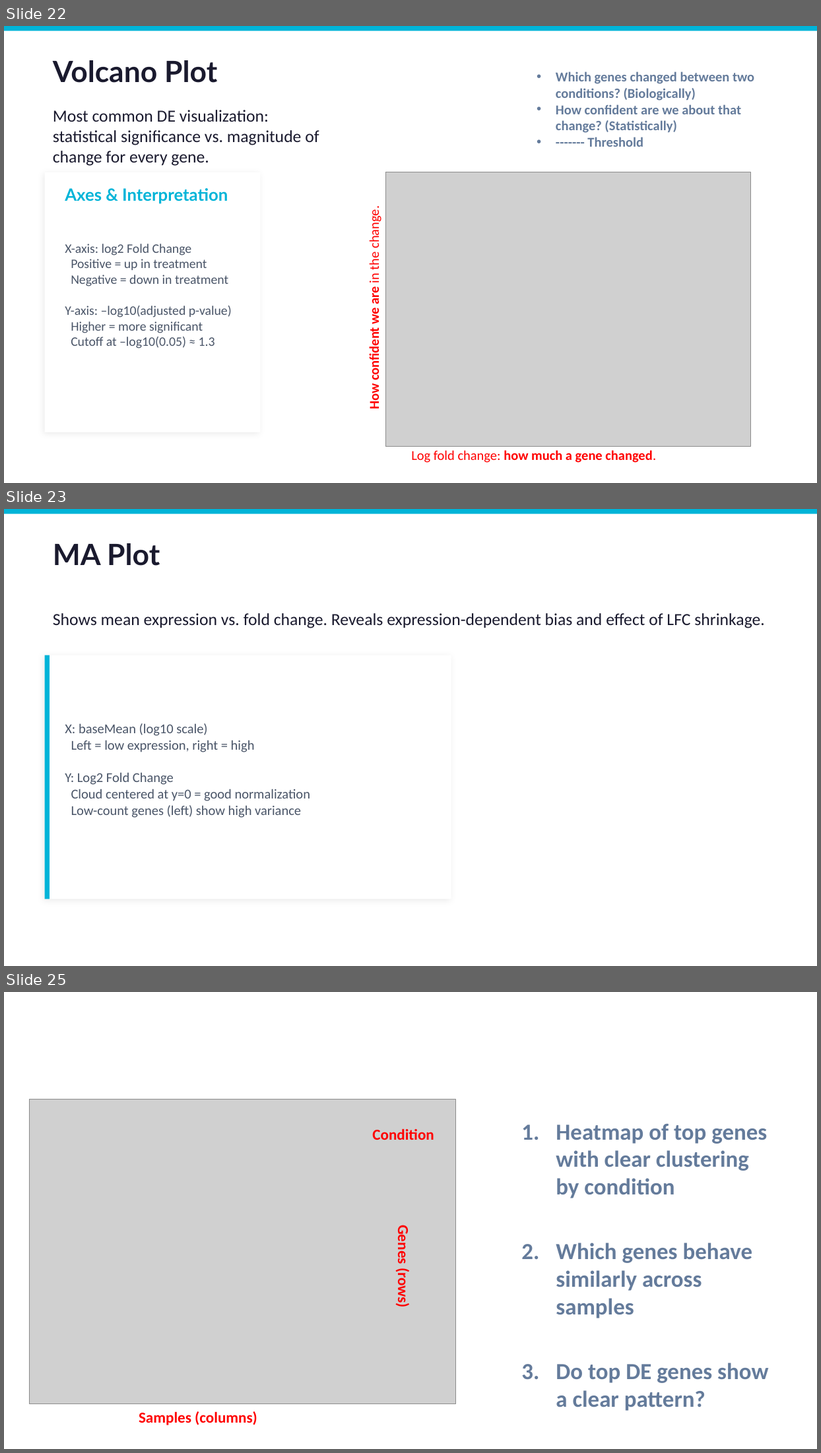
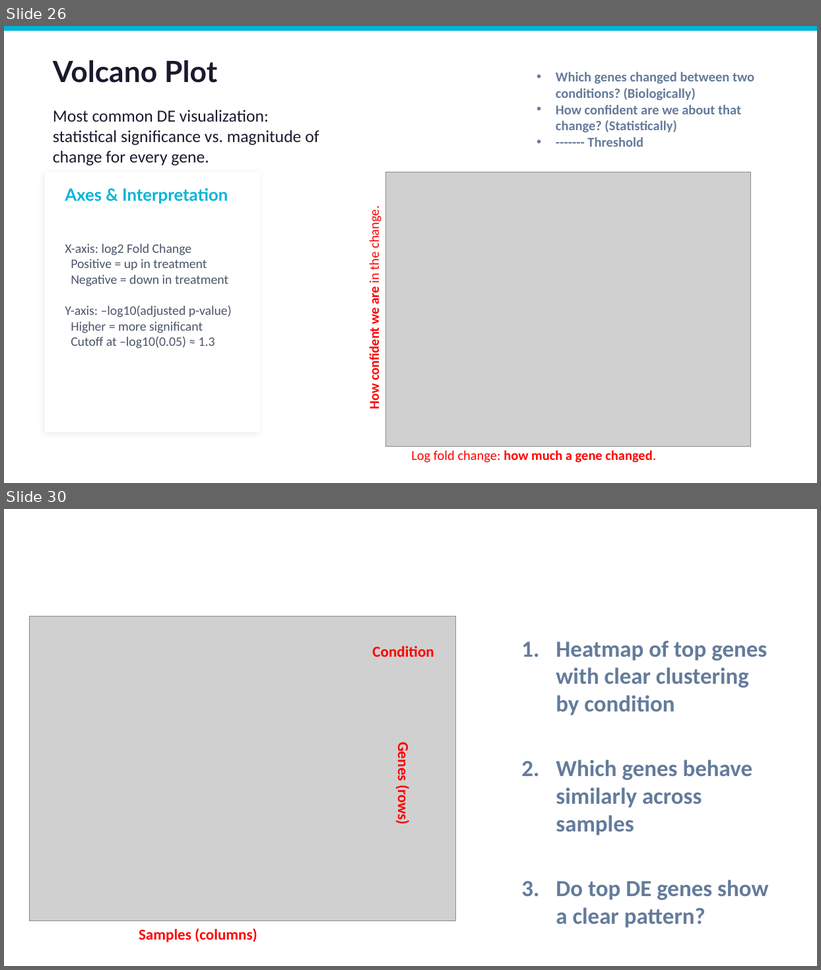
Before and after one commit to NorahSAlghamdi/bioinformatics-HCT-Training, a slide deck: Day6_Slides_Differential_Expression_v2.pptx. Shown one above the other, each under a label of ours: slides 22, 23 and 25 before the commit, slides 26 and 30 after it; the slides between them are not shown. The pictures are 821x1453 and 821x970 pixels, drawn with LibreOffice and Linux fonts; fonts in the diff are those of the drawing; grey boxes stand for pictures; background and template pictures are left out. Boxes give left, top, right and bottom in pixels: in the first picture for what was removed or moved away, otherwise in the second. Text is boxed around its words. In the diff, an @@ line names an element or a change of style, - is before the commit and + after.

```diff
--- a/Day6_Slides_Differential_Expression_v2.pptx
+++ b/Day6_Slides_Differential_Expression_v2.pptx
@@ slide 23 removed at <box>4,509,817,966</box>, background #FFFFFF @@
@@ rectangle removed at <box>4,509,817,514</box> @@
@@ text removed at <box>53,543,160,566</box> @@
-MA Plot
@@ text removed at <box>53,613,765,628</box> @@
-Shows mean expression vs. fold change. Reveals expression-dependent bias and effect of LFC shrinkage.
@@ rectangle removed at <box>45,656,451,900</box> @@
@@ rectangle removed at <box>45,656,50,900</box> @@
@@ text removed at <box>65,723,311,818</box> @@
-X: baseMean (log10 scale)
-Left = low expression, right = high
-Y: Log2 Fold Change
-Cloud centered at y=0 = good normalization
-Low-count genes (left) show high variance
@@ what was slide 22 is now slide 26 @@
@@ what was slide 25 is now slide 30 @@
```
Also in this commit, not shown: 8 slides changed, 7 slides added, 5 other slides removed.
